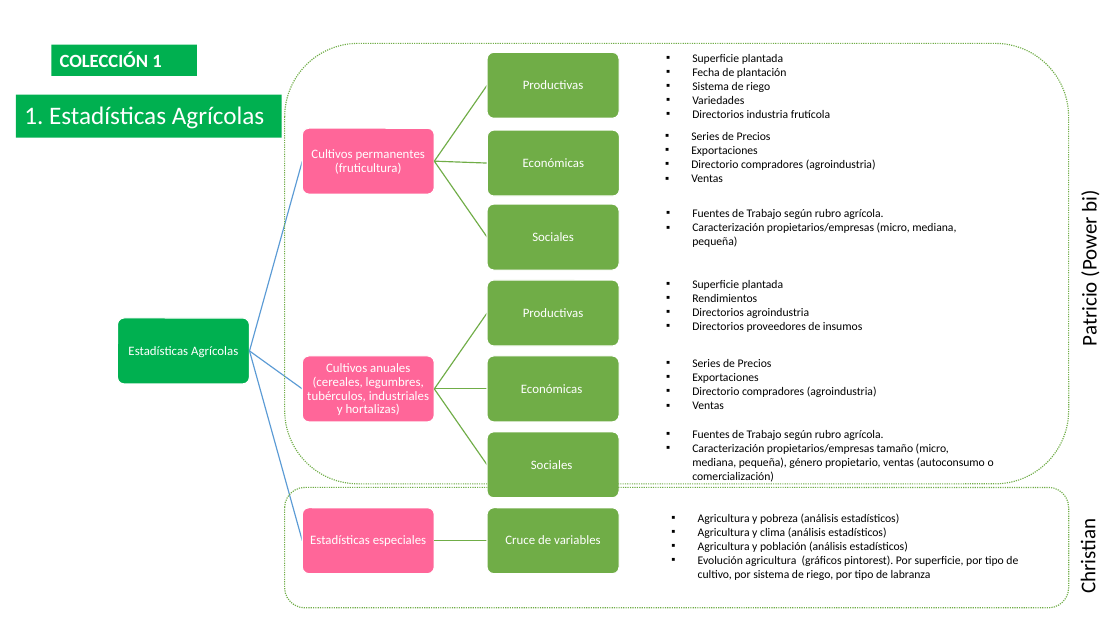
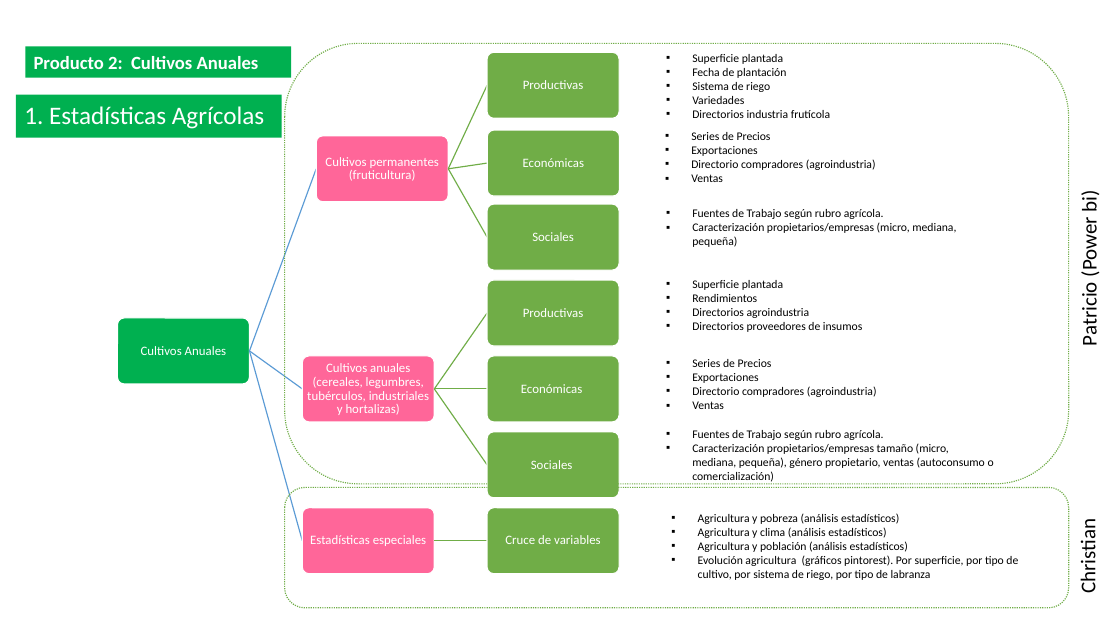
Before and after one commit to Sud-Austral/DATA-AGRO, a slide deck: slide 13 of Repositorio Agricultura/Para power bi/Chile/Agricola/Power Bi (variables a mostrar).pptx (slide 3 before the commit). Drawn at 1120x630 pixels with LibreOffice and Linux fonts; fonts in the diff are those of the drawing. Boxes give left, top, right and bottom in pixels: in the first picture for what was removed or moved away, otherwise in the second. Text is boxed around its words. In the diff, an @@ line names an element or a change of style, - is before the commit and + after.

```diff
--- a/Repositorio Agricultura/Para power bi/Chile/Agricola/Power Bi (variables a mostrar).pptx
+++ b/Repositorio Agricultura/Para power bi/Chile/Agricola/Power Bi (variables a mostrar).pptx
@@ rectangle "Producto 2: Cultivos Anuales": place and size @@
-rectangle "Producto 2: Cultivos Anuales" at bbox=[51, 45, 197, 76]
+rectangle "Producto 2: Cultivos Anuales" at bbox=[25, 46, 292, 77]
@@ text in rectangle at bbox=[34, 56, 259, 69]: text changed @@
-COLECCIÓN 1
+Producto 2: Cultivos Anuales
@@ freeform shape at bbox=[448, 85, 488, 169]: rotation 304 to 294 degrees; outline redrawn @@
@@ rounded rectangle: place and size @@
-rounded rectangle at bbox=[302, 129, 434, 195]
+rounded rectangle at bbox=[317, 136, 449, 202]
@@ text "Cultivos permanentes (fruticultura)": place and size @@
-text "Cultivos permanentes (fruticultura)" at bbox=[311, 149, 425, 174]
+text "Cultivos permanentes (fruticultura)" at bbox=[325, 157, 439, 181]
@@ freeform shape at bbox=[249, 168, 317, 351]: rotation 285 to 290 degrees; outline redrawn @@
@@ freeform shape at bbox=[448, 168, 488, 237]: rotation 55 to 60 degrees; outline redrawn @@
@@ freeform shape at bbox=[448, 162, 487, 169]: rotation 2 to 351 degrees; outline redrawn @@
@@ text at bbox=[141, 346, 226, 355]: text changed @@
-Estadísticas Agrícolas
+Cultivos Anuales
```
Also in this commit, not shown: 2 other slides changed, 11 slides added, 32 other files.
